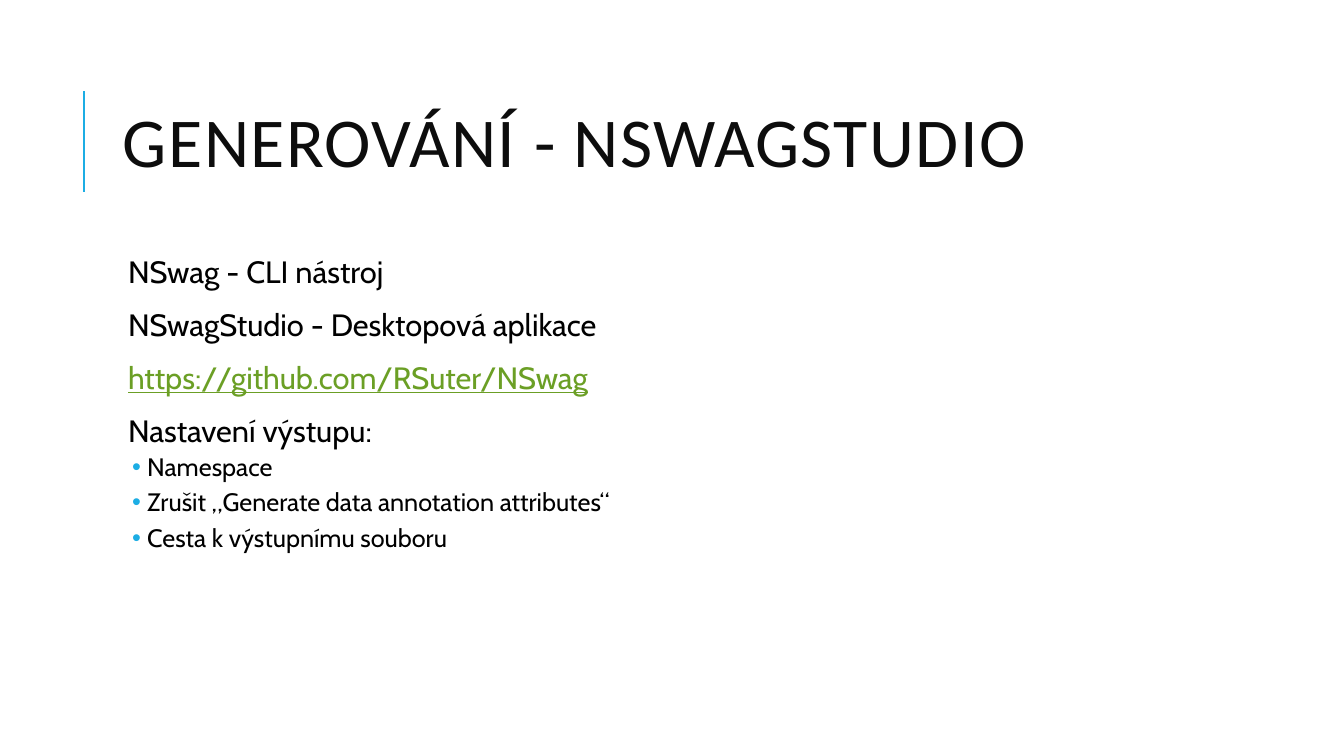
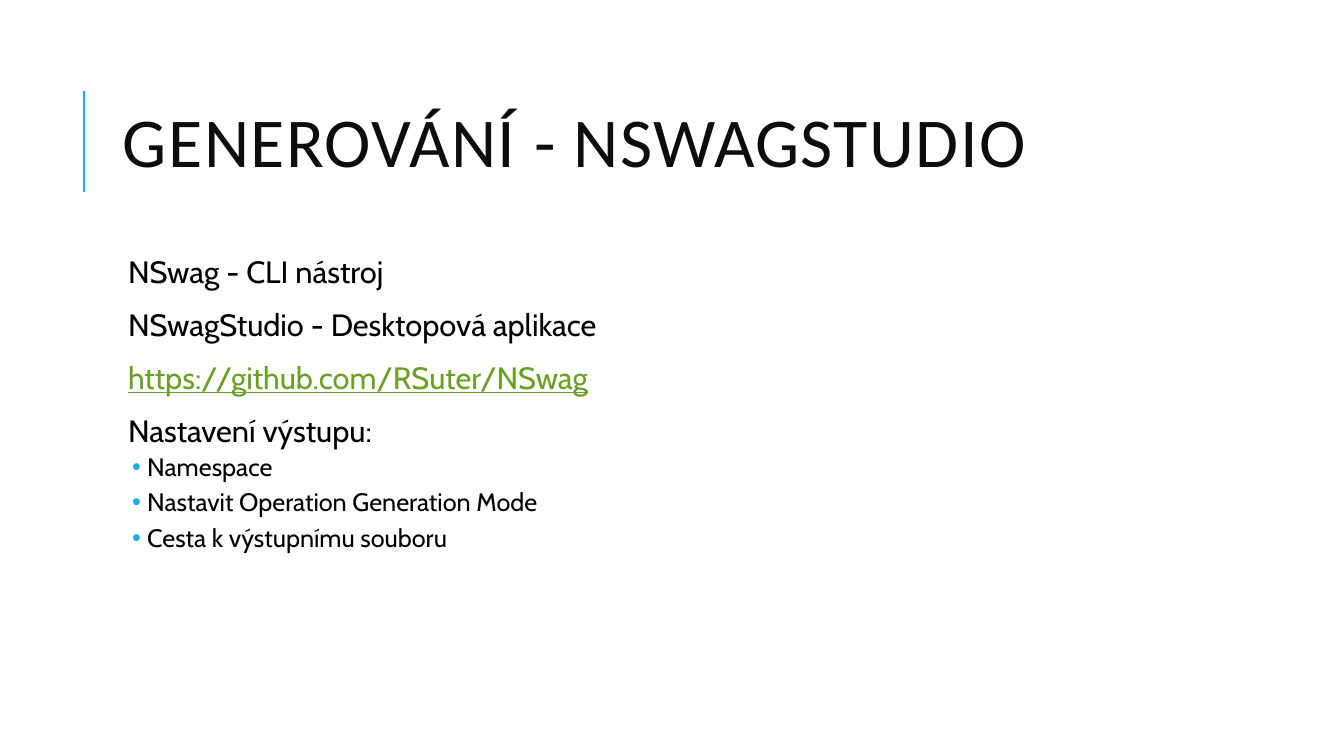
Before and after one commit to jasho/pv239-maui, a slide deck: slide 11 of 06_API/PV239-Xamarin-06_API.pptx. Drawn at 1344x756 pixels with LibreOffice and Linux fonts; fonts in the diff are those of the drawing. Boxes give left, top, right and bottom in pixels: in the first picture for what was removed or moved away, otherwise in the second. Text is boxed around its words. In the diff, an @@ line names an element or a change of style, - is before the commit and + after.

Commit message:
Lab 06 - Switched working with OpenAPI from Swashbuckle/AutoRest to NSwag. Added NSwagStudio configuration file. Updated presentation. Lab 05 - Added resource dictionaries

```diff
--- a/06_API/PV239-Xamarin-06_API.pptx
+++ b/06_API/PV239-Xamarin-06_API.pptx
@@ text at (147, 492, 537, 517): text changed @@
-  • Zrušit „Generate data annotation attributes“
+  • Nastavit Operation Generation Mode
```
Also in this commit, not shown: 4 other slides changed, 1 slide added, 1 slide removed, 36 other files.
